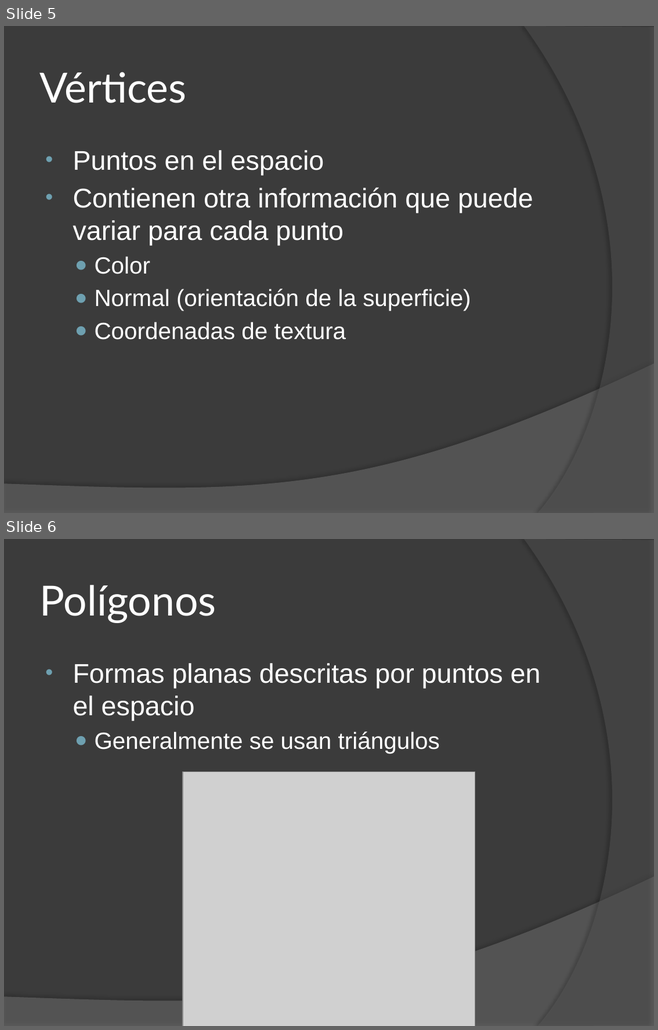
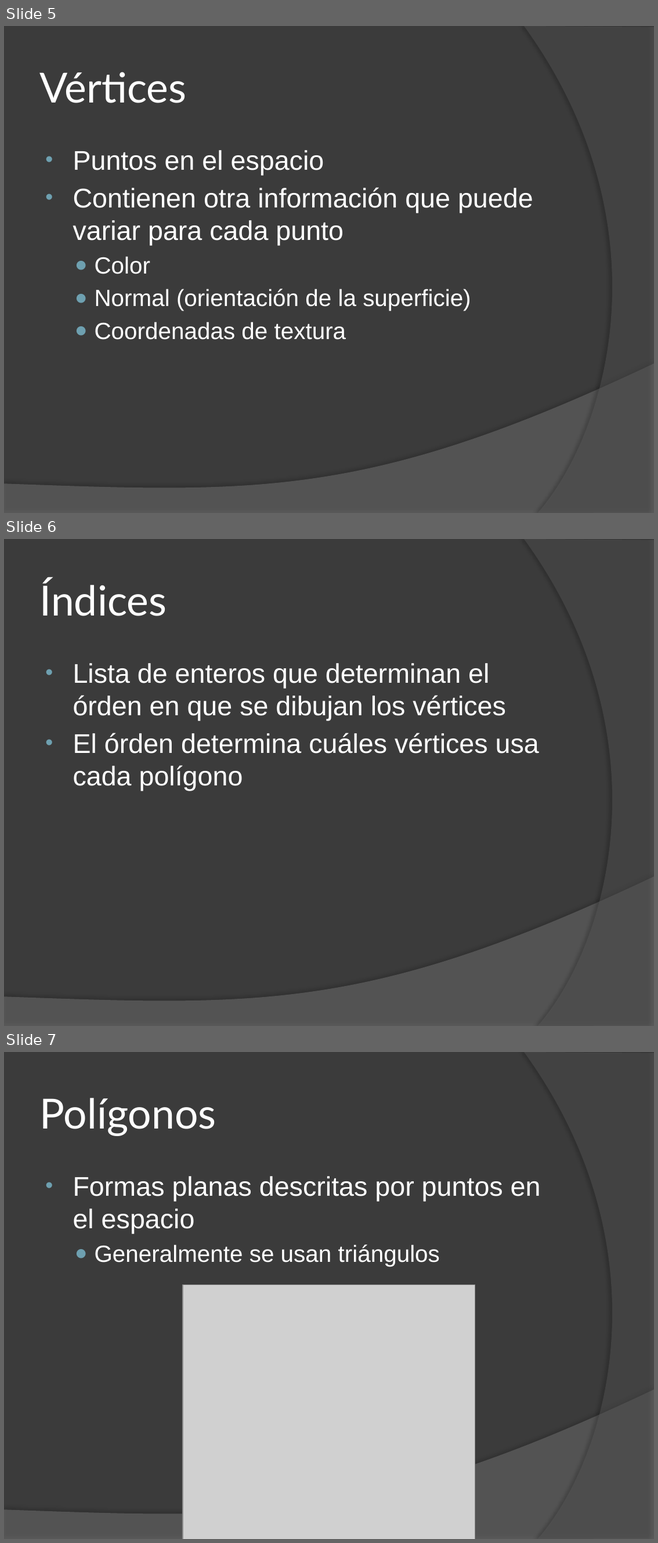
Before and after one commit to EdLev/EngineTallerGraficosUNA, a slide deck: Docs/Introducción a los Gráficos 3D.pptx. Shown one above the other, each under a label of ours: slides 5 and 6 before the commit, slides 5, 6 and 7 after it. The pictures are 658x1030 and 658x1543 pixels, drawn with LibreOffice and Linux fonts; fonts in the diff are those of the drawing; grey boxes stand for pictures. Boxes give left, top, right and bottom in pixels: in the first picture for what was removed or moved away, otherwise in the second. Text is boxed around its words. In the diff, an @@ line names an element or a change of style, - is before the commit and + after.

```diff
--- a/Docs/Introducción a los Gráficos 3D.pptx
+++ b/Docs/Introducción a los Gráficos 3D.pptx
@@ slide 6 added at [4, 539, 654, 1026], background #3B3B3B; not listed: 2 template elements that a slide beside it also shows @@
@@ title added at [40, 580, 167, 616], 46 pt, text #FFFFFF @@
+Índices
@@ text added at [73, 663, 539, 791], 30 pt, text #FFFFFF @@
+• Lista de enteros que determinan el órden en que se dibujan los vértices
+• El órden determina cuáles vértices usa cada polígono
@@ what was slide 6 is now slide 7 @@
```
Also in this commit, not shown: 31 other slides added.
